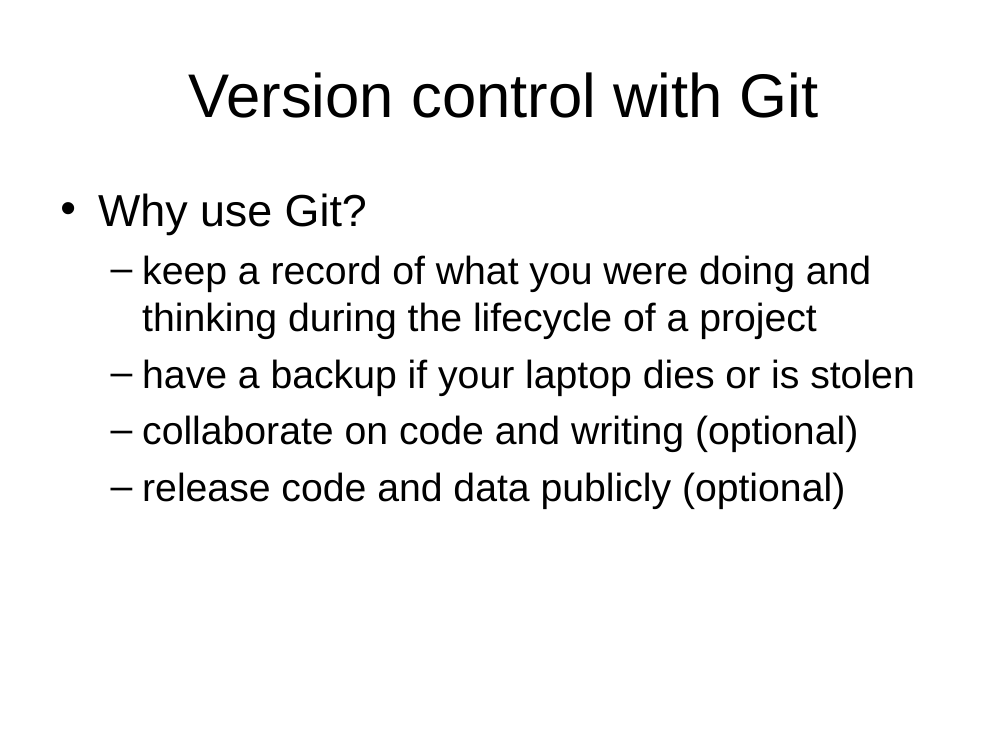
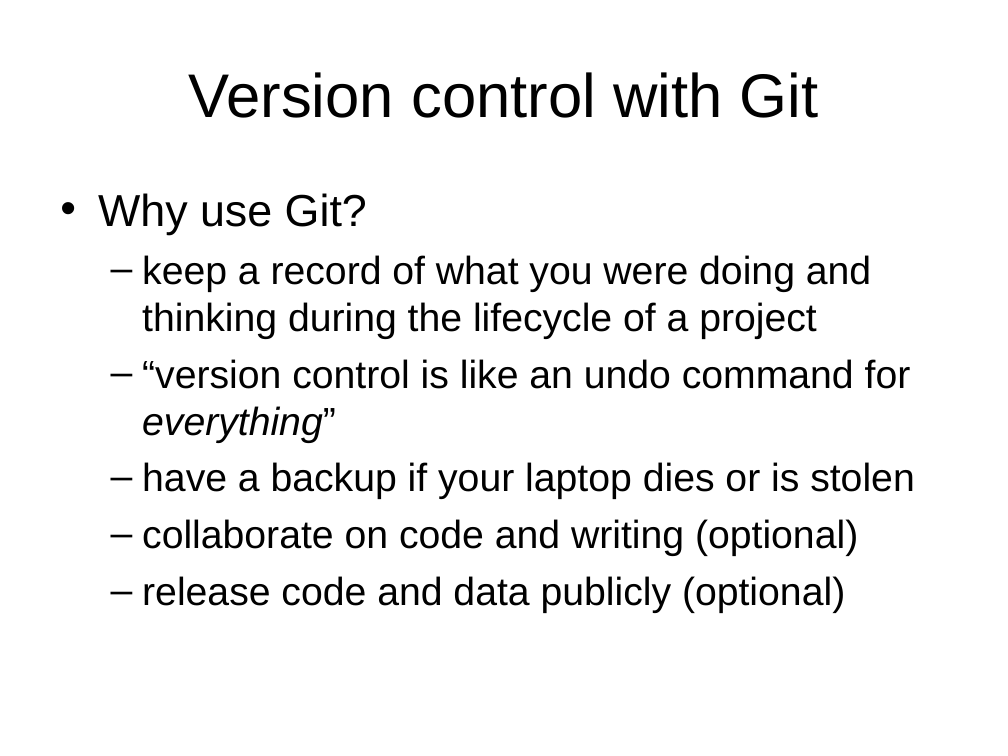
Before and after one commit to cskemp/chdss2019_content, a slide deck: slide 8 of day1/slides/part1_git.ppt (slide 6 before the commit). Drawn at 1008x756 pixels with LibreOffice and Linux fonts; fonts in the diff are those of the drawing. Boxes give left, top, right and bottom in pixels: in the first picture for what was removed or moved away, otherwise in the second. Text is boxed around its words. In the diff, an @@ line names an element or a change of style, - is before the commit and + after.

```diff
--- a/day1/slides/part1_git.ppt
+++ b/day1/slides/part1_git.ppt
@@ text at [142, 359, 911, 443]: paragraph added @@
+  – “version control is like an undo command for everything”
```
Also in this commit, not shown: 1 other slide changed, 13 slides added, 4 slides removed, 4 other files.
